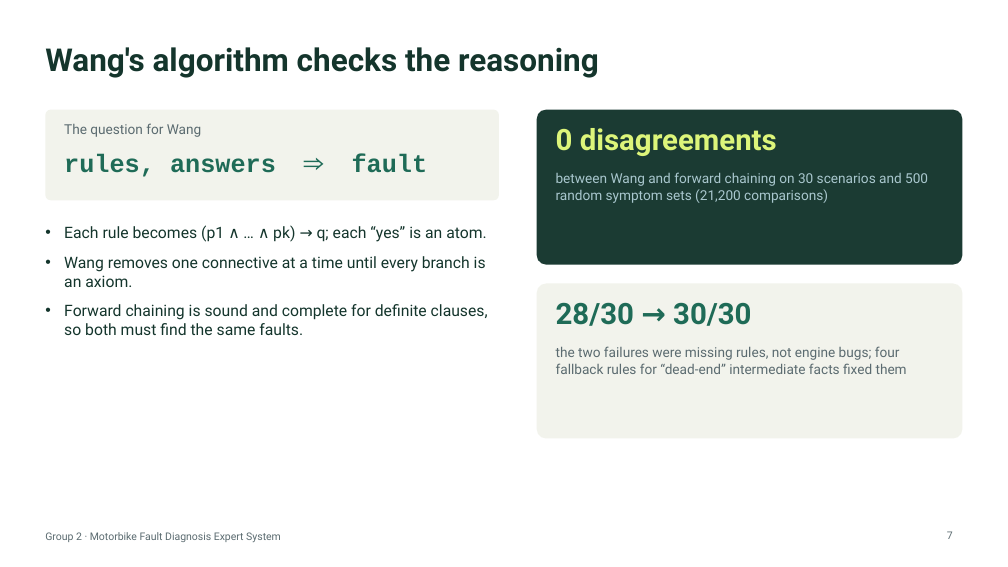
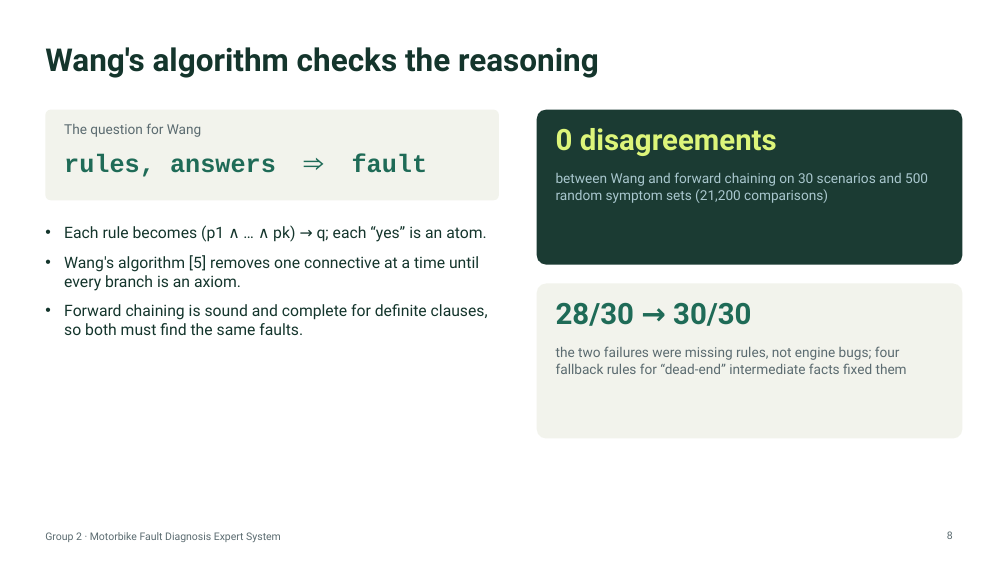
Before and after one commit to noway165/72ITAI30103_Team2_Motorbike_Expert_System, a slide deck: slide 8 of docs/slides/Group2_Presentation.pptx (slide 7 before the commit). Drawn at 1008x567 pixels with LibreOffice and Linux fonts; fonts in the diff are those of the drawing. Boxes give left, top, right and bottom in pixels: in the first picture for what was removed or moved away, otherwise in the second. Text is boxed around its words. In the diff, an @@ line names an element or a change of style, - is before the commit and + after.

```diff
--- a/docs/slides/Group2_Presentation.pptx
+++ b/docs/slides/Group2_Presentation.pptx
@@ text at <box>64,255,479,291</box>: text changed @@
-• Wang removes one connective at a time until every branch is an axiom.
+• Wang's algorithm [5] removes one connective at a time until every branch is an axiom.
@@ page number at <box>947,531,953,539</box>: text changed @@
-7
+8
```
Also in this commit, not shown: 2 other slides changed, 2 slides added, 13 other files.
